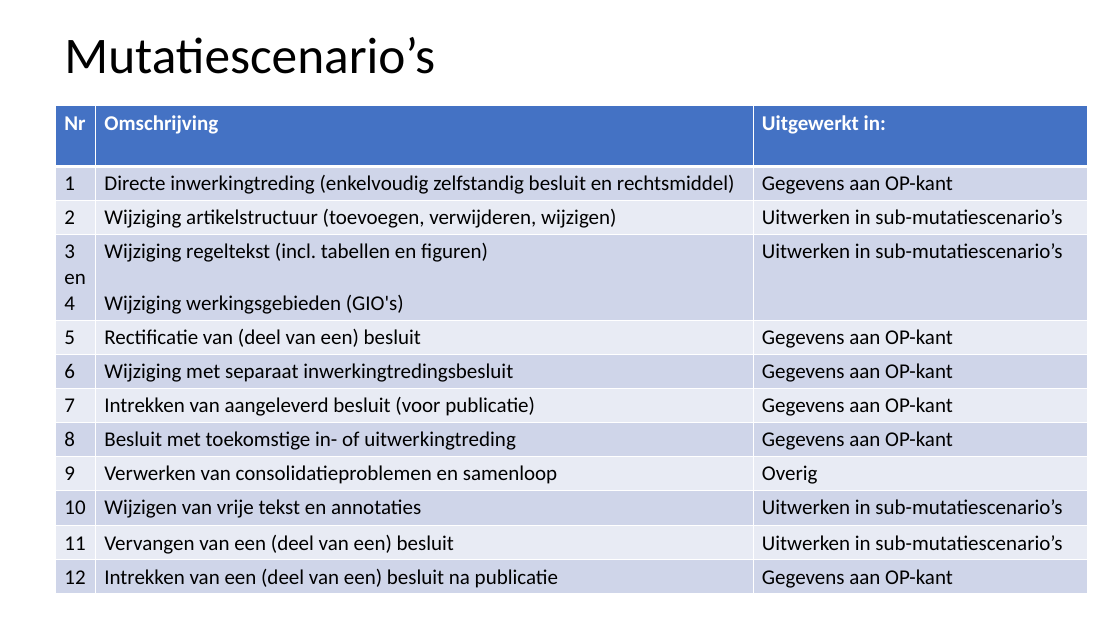
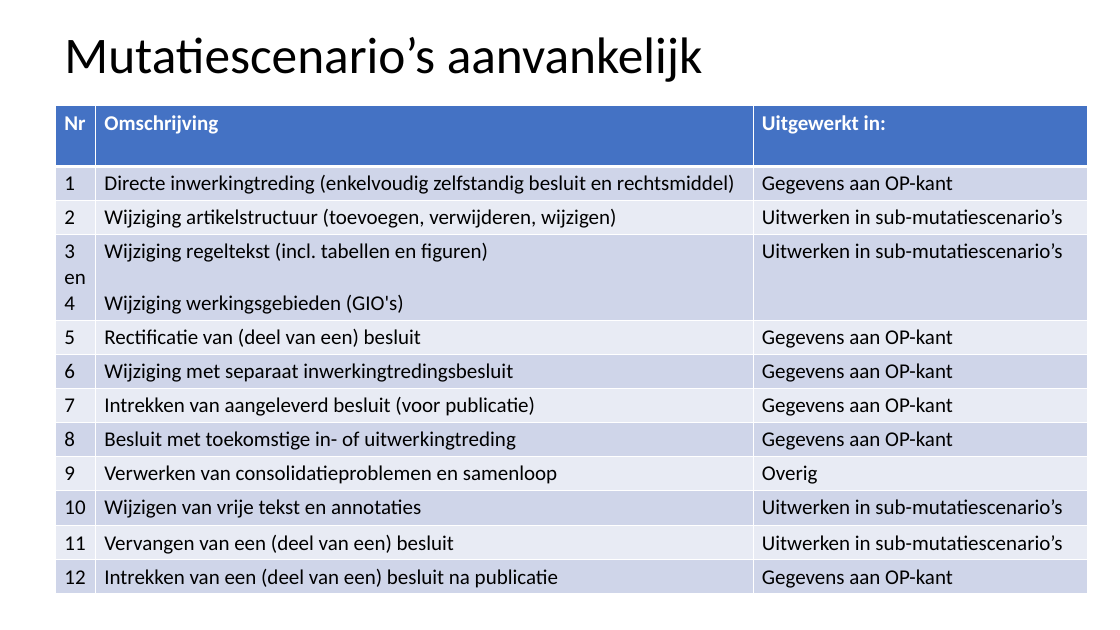
Before and after one commit to Geonovum/xml_omgevingsplan_gemeentestad, a slide deck: slide 3 of Submutatiescenario_s.pptx. Drawn at 1120x630 pixels with LibreOffice and Linux fonts; fonts in the diff are those of the drawing. Boxes give left, top, right and bottom in pixels: in the first picture for what was removed or moved away, otherwise in the second. Text is boxed around its words. In the diff, an @@ line names an element or a change of style, - is before the commit and + after.

```diff
--- a/Submutatiescenario_s.pptx
+++ b/Submutatiescenario_s.pptx
@@ title at [64,37,703,82]: text changed @@
-Mutatiescenario’s
+Mutatiescenario’s aanvankelijk
```
Also in this commit, not shown: 13 other slides changed, 2 slides added, 5 slides removed.
